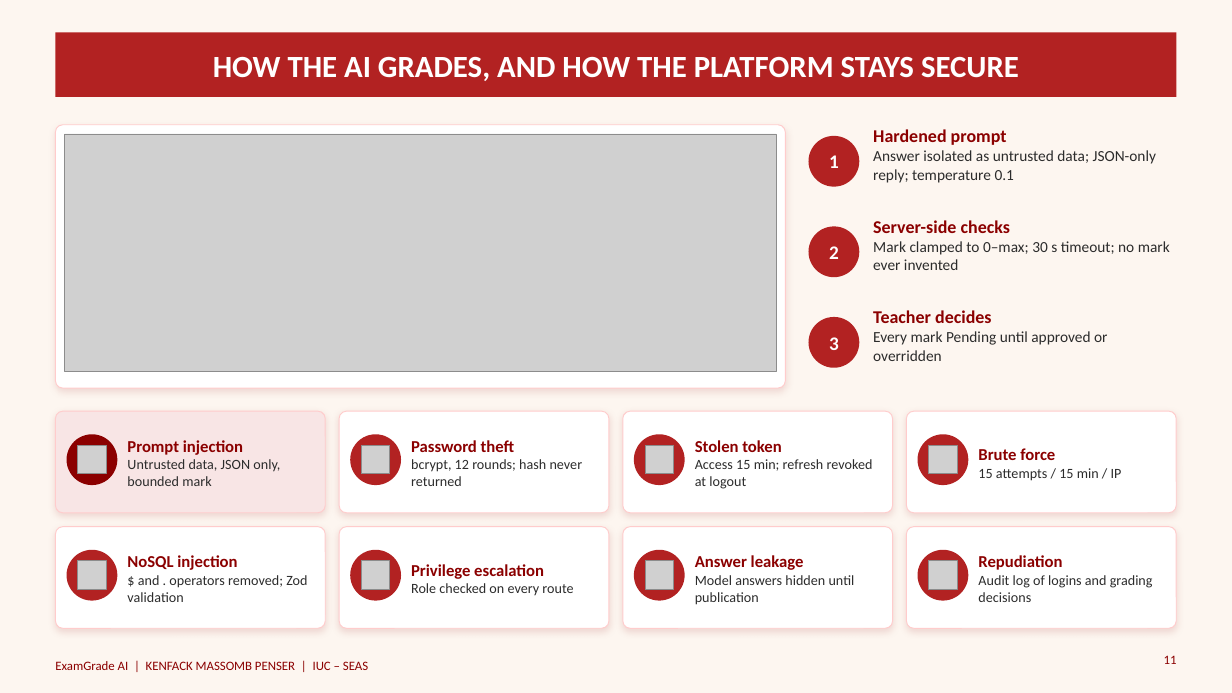
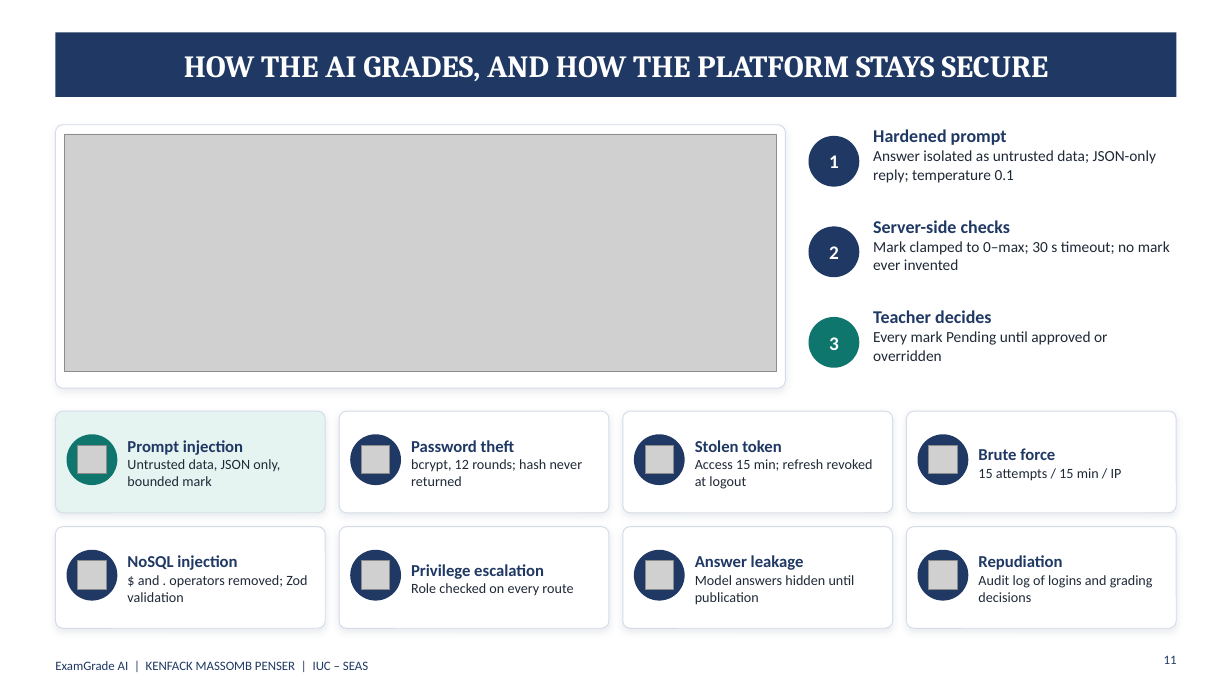
Before and after one commit to penser-kenfack/central, a slide deck: slide 11 of presentations/ExamGrade_AI_Defence_v2.pptx. Drawn at 1232x693 pixels with LibreOffice and Linux fonts; fonts in the diff are those of the drawing; grey boxes stand for pictures. Boxes give left, top, right and bottom in pixels: in the first picture for what was removed or moved away, otherwise in the second. Text is boxed around its words. In the diff, an @@ line names an element or a change of style, - is before the commit and + after.

```diff
--- a/presentations/ExamGrade_AI_Defence_v2.pptx
+++ b/presentations/ExamGrade_AI_Defence_v2.pptx
@@ background #FDF6F0 to #FFFFFF @@
@@ title "HOW THE AI GRADES, AND ..." at box(184, 56, 1049, 81): font Calibri to Cambria @@
@@ fill #B22222 to #1F3864 in 10 elements at box(809, 136, 860, 187), box(809, 226, 860, 277), box(350, 434, 401, 485), box(634, 434, 685, 485), box(918, 434, 969, 485), box(67, 550, 117, 601), box(350, 550, 401, 601), box(634, 550, 685, 601), box(918, 550, 969, 601), box(55, 32, 1177, 97) @@
@@ text "Hardened prompt" at box(873, 129, 1156, 183): text colour #8B0000 to #1F3864 in "Hardened prompt"; text colour #2C2C2C to #1F2937 in "Answer isolated as untrusted data; JSON-only reply; ..." @@
@@ text "Server-side checks" at box(873, 220, 1170, 270): text colour #8B0000 to #1F3864 in "Server-side checks"; text colour #2C2C2C to #1F2937 in "Mark clamped to 0–max; 30 s timeout; ..." @@
@@ ellipse at box(809, 317, 860, 368): fill #B22222 to #0F766E @@
@@ text "Teacher decides" at box(873, 310, 1107, 361): text colour #8B0000 to #1F3864 in "Teacher decides"; text colour #2C2C2C to #1F2937 in "Every mark Pending until approved or overridden" @@
@@ rounded rectangle at box(55, 411, 325, 513): fill #F8E5E5 to #E6F4F1; outline #FFCCCC 0.75 pt to #D5DCE8 0.75 pt; shadow changed @@
@@ text "Prompt injection" at box(127, 440, 280, 486): text colour #8B0000 to #1F3864 in "Prompt injection"; text colour #2C2C2C to #1F2937 in "Untrusted data, JSON only, bounded mark" @@
@@ text "Password theft" at box(411, 440, 583, 486): text colour #8B0000 to #1F3864 in "Password theft"; text colour #2C2C2C to #1F2937 in "bcrypt, 12 rounds; hash never returned" @@
@@ text "Stolen token" at box(695, 440, 873, 489): text colour #8B0000 to #1F3864 in "Stolen token"; text colour #2C2C2C to #1F2937 in "Access 15 min; refresh revoked at logout" @@
@@ text "Brute force" at box(978, 448, 1122, 481): text colour #8B0000 to #1F3864 in "Brute force"; text colour #2C2C2C to #1F2937 in "15 attempts / 15 min / IP" @@
@@ ellipse at box(67, 434, 117, 485): fill #8B0000 to #0F766E @@
@@ text "NoSQL injection" at box(127, 555, 307, 602): text colour #8B0000 to #1F3864 in "NoSQL injection"; text colour #2C2C2C to #1F2937 in "$ and . operators removed; Zod validation" @@
@@ text "Privilege escalation" at box(411, 564, 573, 596): text colour #8B0000 to #1F3864 in "Privilege escalation"; text colour #2C2C2C to #1F2937 in "Role checked on every route" @@
@@ text "Answer leakage" at box(695, 555, 855, 605): text colour #8B0000 to #1F3864 in "Answer leakage"; text colour #2C2C2C to #1F2937 in "Model answers hidden until publication" @@
@@ outline #FFCCCC 0.75 pt to #D5DCE8 0.75 pt; shadow changed in 8 elements at box(55, 125, 786, 388), box(339, 411, 609, 513), box(623, 411, 893, 513), box(907, 411, 1177, 513), box(55, 527, 325, 628), box(339, 527, 609, 628), box(623, 527, 893, 628), box(907, 527, 1177, 628) @@
@@ text "Repudiation" at box(978, 555, 1153, 602): text colour #8B0000 to #1F3864 in "Repudiation"; text colour #2C2C2C to #1F2937 in "Audit log of logins and grading decisions" @@
@@ text "ExamGrade AI | KENFACK MASSOMB ..." at box(55, 661, 368, 670): text colour #8B0000 to #1F3864 @@
@@ page number at box(1164, 655, 1177, 664): text colour #8B0000 to #1F3864 @@
```
Also in this commit, not shown: 14 other slides changed.
